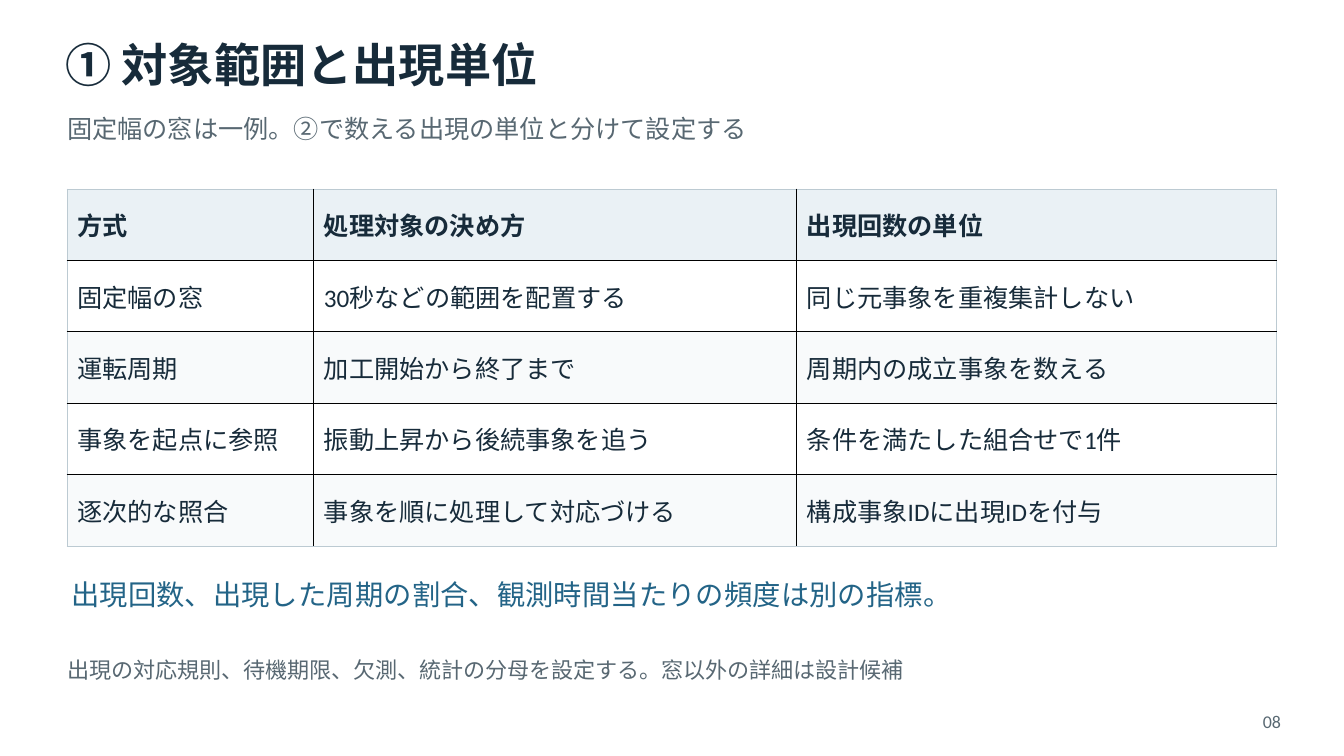
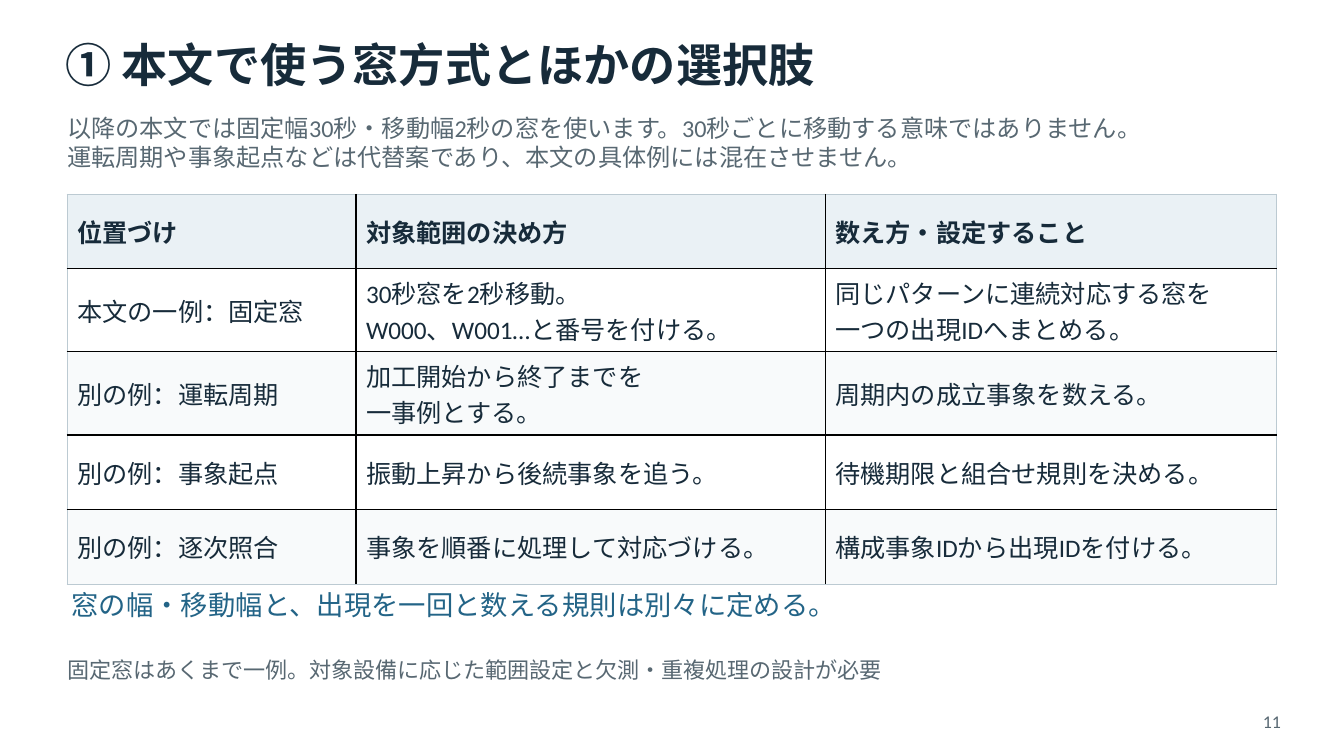
Before and after one commit to tachyonstone/test, a slide deck: slide 11 of 発明アイデア説明資料.pptx (slide 8 before the commit). Drawn at 1344x756 pixels with LibreOffice and Linux fonts; fonts in the diff are those of the drawing. Boxes give left, top, right and bottom in pixels: in the first picture for what was removed or moved away, otherwise in the second. Text is boxed around its words. In the diff, an @@ line names an element or a change of style, - is before the commit and + after.

```diff
--- a/発明アイデア説明資料.pptx
+++ b/発明アイデア説明資料.pptx
@@ text at <box>65,42,815,87</box>: text changed @@
-① 対象範囲と出現単位
+① 本文で使う窓方式とほかの選択肢
@@ text at <box>67,116,1141,168</box>: text changed; size 18 to 17.2 pt @@
-固定幅の窓は一例。②で数える出現の単位と分けて設定する
+以降の本文では固定幅30秒・移動幅2秒の窓を使います。30秒ごとに移動する意味ではありません。
+運転周期や事象起点などは代替案であり、本文の具体例には混在させません。
@@ table at <box>68,195,1277,568</box> @@
-row 1: 方式 | 処理対象の決め方 | 出現回数の単位
+row 1: 位置づけ | 対象範囲の決め方 | 数え方・設定すること
-row 2: 固定幅の窓 | 30秒などの範囲を配置する | 同じ元事象を重複集計しない
+row 2: 本文の一例：固定窓 | 30秒窓を2秒移動。 / W000、W001…と番号を付ける。 | 同じパターンに連続対応する窓を / 一つの出現IDへまとめる。
-row 3: 運転周期 | 加工開始から終了まで | 周期内の成立事象を数える
+row 3: 別の例：運転周期 | 加工開始から終了までを / 一事例とする。 | 周期内の成立事象を数える。
-row 4: 事象を起点に参照 | 振動上昇から後続事象を追う | 条件を満たした組合せで1件
+row 4: 別の例：事象起点 | 振動上昇から後続事象を追う。 | 待機期限と組合せ規則を決める。
-row 5: 逐次的な照合 | 事象を順に処理して対応づける | 構成事象IDに出現IDを付与
+row 5: 別の例：逐次照合 | 事象を順番に処理して対応づける。 | 構成事象IDから出現IDを付ける。
@@ table: place and size @@
-table at <box>68,190,1277,546</box>
+table at <box>68,195,1277,568</box>
@@ text at <box>71,592,836,618</box>: text changed; size 20.2 to 19.5 pt @@
-出現回数、出現した周期の割合、観測時間当たりの頻度は別の指標。
+窓の幅・移動幅と、出現を一回と数える規則は別々に定める。
@@ text at <box>67,659,881,680</box>: text changed @@
-出現の対応規則、待機期限、欠測、統計の分母を設定する。窓以外の詳細は設計候補
+固定窓はあくまで一例。対象設備に応じた範囲設定と欠測・重複処理の設計が必要
@@ text at <box>1263,716,1281,728</box>: text changed @@
-08
+11
```
Also in this commit, not shown: 41 other slides changed, 16 slides added, 3 slides removed.
